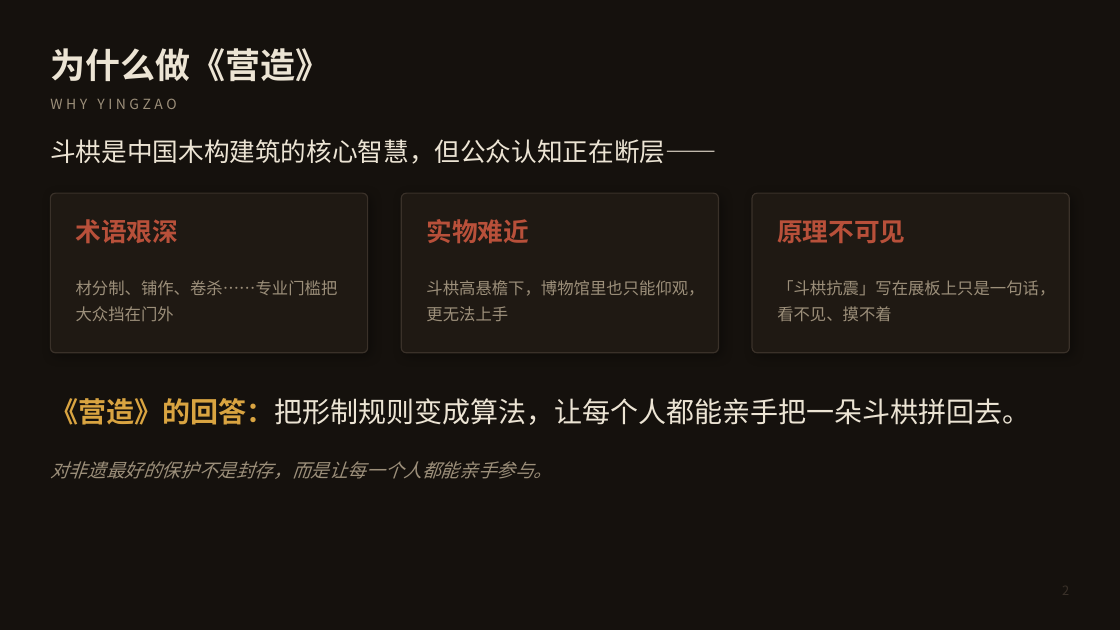
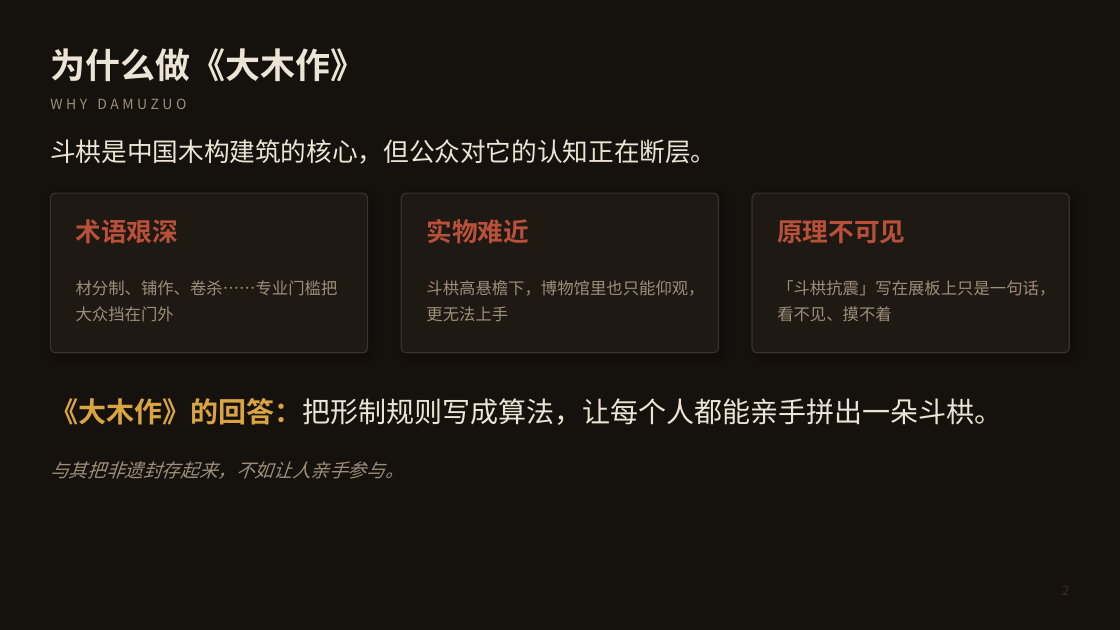
Before and after one commit to honggong123/yingzao, a slide deck: slide 2 of docs/答辩PPT.pptx. Drawn at 1120x630 pixels with LibreOffice and Linux fonts; fonts in the diff are those of the drawing. Boxes give left, top, right and bottom in pixels: in the first picture for what was removed or moved away, otherwise in the second. Text is boxed around its words. In the diff, an @@ line names an element or a change of style, - is before the commit and + after.

Commit message:
docs: 同步 docs/ 至最新交付物 —— 答辩PPT（配图重制为「大木作」版）、设计说明文档 docx/pdf（封面信息与目录页码已修）、新增作品说明.txt、AI协作过程记录；重写部署指引（大木作命名、单文件离线首选、三处同步纪律、--commit-dirty 说明）；aigc-log.md 改名 AI协作过程记录.md

```diff
--- a/docs/答辩PPT.pptx
+++ b/docs/答辩PPT.pptx
@@ text at (50,48,365,81): text changed @@
-为什么做《营造》
+为什么做《大木作》
@@ text at (50,98,186,109): text changed @@
-WHY YINGZAO
+WHY DAMUZUO
@@ text at (50,139,716,164): text changed @@
-斗栱是中国木构建筑的核心智慧，但公众认知正在断层——
+斗栱是中国木构建筑的核心，但公众对它的认知正在断层。
@@ text at (50,398,1002,425): text changed @@
-《营造》的回答：把形制规则变成算法，让每个人都能亲手把一朵斗栱拼回去。
+《大木作》的回答：把形制规则写成算法，让每个人都能亲手拼出一朵斗栱。
@@ text at (50,461,403,479): text changed @@
-对非遗最好的保护不是封存，而是让每一个人都能亲手参与。
+与其把非遗封存起来，不如让人亲手参与。
```
Also in this commit, not shown: 9 other slides changed, 7 other files.
